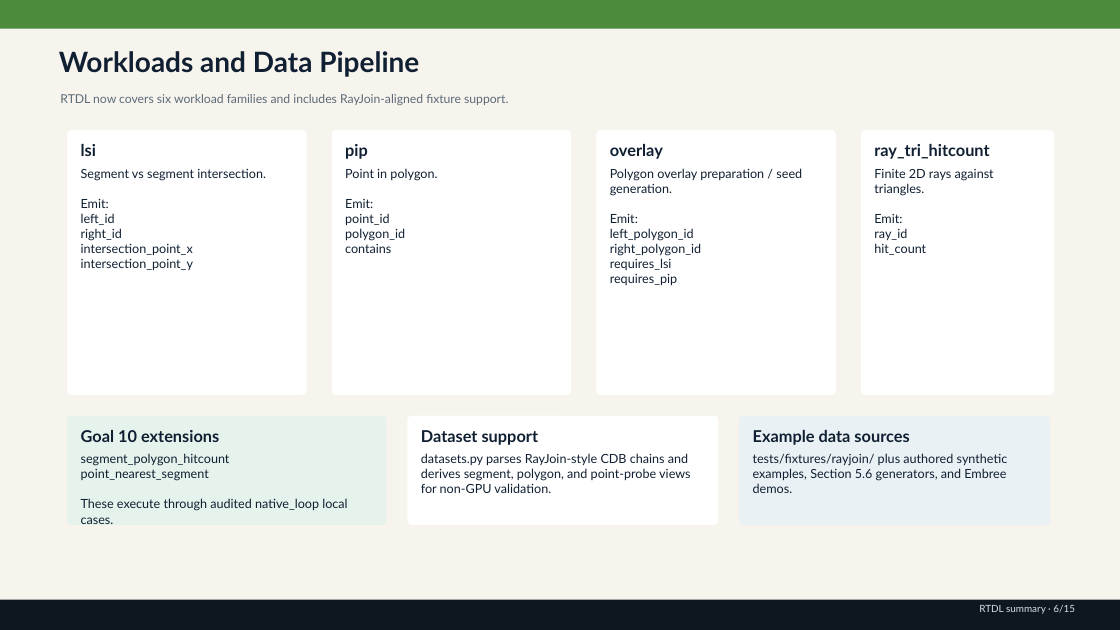
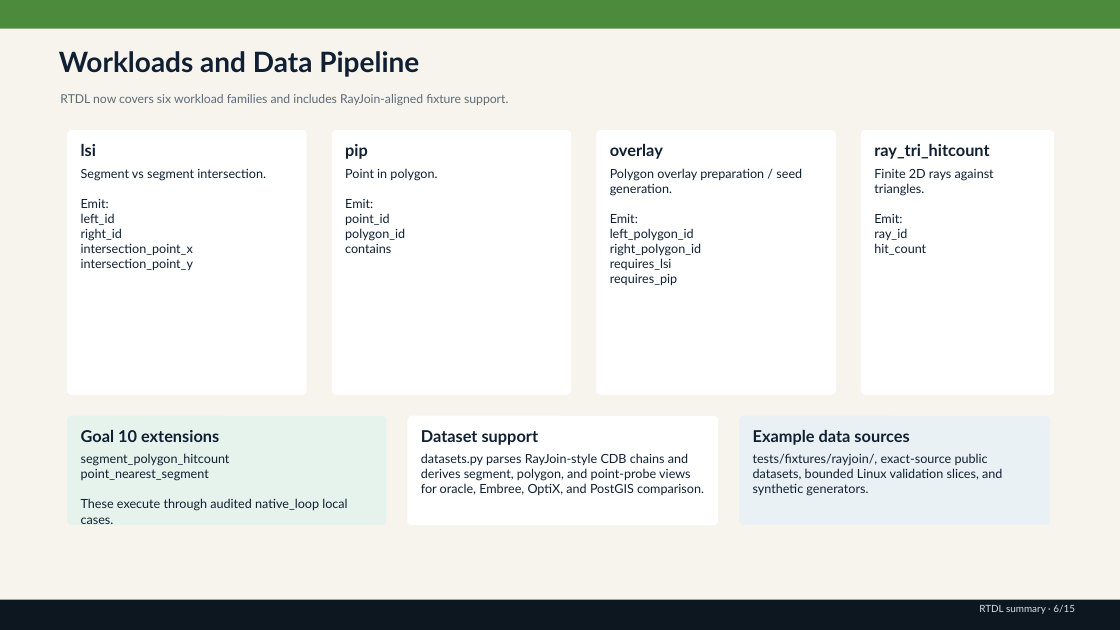
Before and after one commit to rubaolee/rtdl, a slide deck: slide 6 of rtdl_status_summary.pptx. Drawn at 1120x630 pixels with LibreOffice and Linux fonts; fonts in the diff are those of the drawing. Boxes give left, top, right and bottom in pixels: in the first picture for what was removed or moved away, otherwise in the second. Text is boxed around its words. In the diff, an @@ line names an element or a change of style, - is before the commit and + after.

Commit message:
Refresh live docs and checkpoint Goal 50 PostGIS work

```diff
--- a/rtdl_status_summary.pptx
+++ b/rtdl_status_summary.pptx
@@ text at (421, 453, 704, 495): text changed @@
-datasets.py parses RayJoin-style CDB chains and derives segment, polygon, and point-probe views for non-GPU validation.
+datasets.py parses RayJoin-style CDB chains and derives segment, polygon, and point-probe views for oracle, Embree, OptiX, and PostGIS comparison.
@@ text at (753, 453, 1002, 496): text changed @@
-tests/fixtures/rayjoin/ plus authored synthetic examples, Section 5.6 generators, and Embree demos.
+tests/fixtures/rayjoin/, exact-source public datasets, bounded Linux validation slices, and synthetic generators.
```
Also in this commit, not shown: 9 other slides changed, 12 other files.
